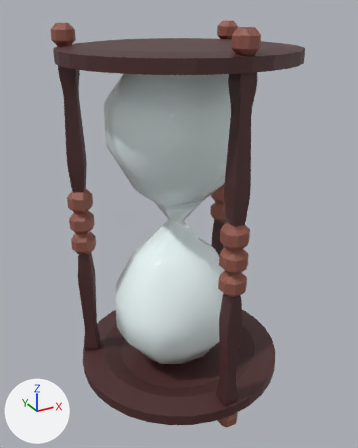
What one commit did to the FBX model Assets/Art/3D/Minigame Assets/Spot the Differences/FBX/Hourglass Original Joined.fbx.
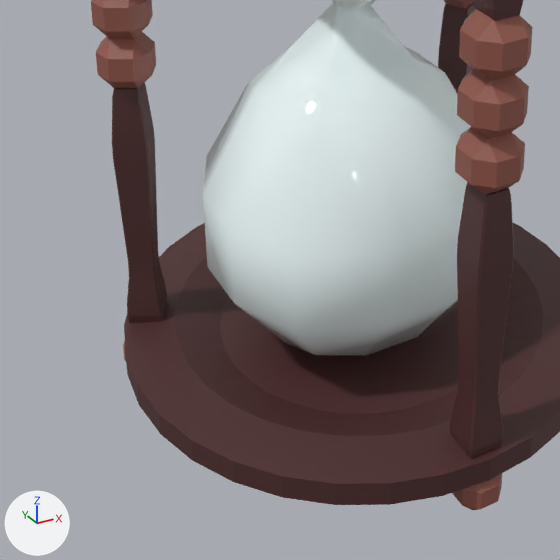
Old and new are each drawn whole from a 50 mm lens placed at (-2.06, -3.75, 3.53), pointed at (-0.01, -0.02, 1.66) and again close up on the part from 9% to 73% of the width and 49% to 100% of the height. The lights are fixed; the arrows at lower left show +X, +Y and +Z. Where no turn or scale is listed for an object, it has been applied to the vertices. Vertices at the same position are counted once.

Names of what the first close-up shows: 'Hourglass Original Joined'.
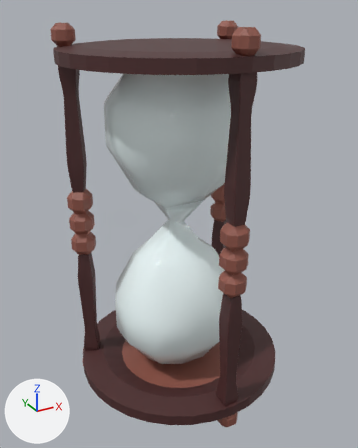
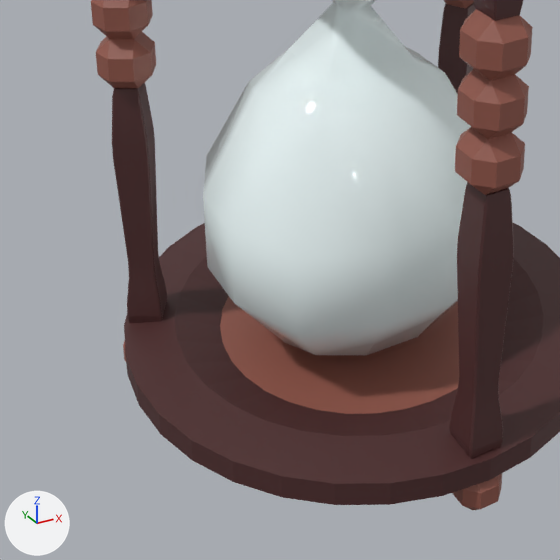
What differs and where, as boxes (x1, y1, x2, y2) in the close-ups (560 x 560 px):
part 1 of me_cylinder_008, recoloured: (220, 296, 459, 414) in both

The change in detail:
me_cylinder_008 has 1276 vertices, 1225 faces and spans x -1.0..1.0, y -1.0..1.0, z -0.15..3.27.
me_cylinder_008 is used by ob_hourglass_original_joined; location (0.0, 0.0, 0.144).
me_cylinder_008 part 1: the 1 face centred in x 0.0, y 0.0, z 0.08 switches from mat_wood_texture_1 (brown #4f2c2c) to mat_wood_texture_2 (brown #93584b).
